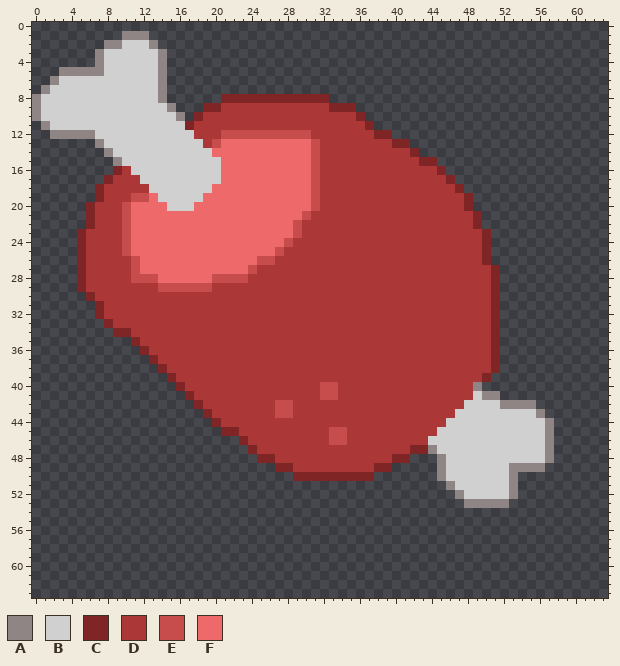
A pixel-art sprite gets an edit: assets/Flesh.png. This is how it looked before the edit.
The file is 64x64 pixels.
Palette (. is transparent): A #908585  B #d0d0d0  C #802525  D #ab3737  E #c74d4d  F #ee6969
Pixels before (only the part around the change), first column x 21:
 3 ........................................
 4 ........................................
 5 ........................................
 6 ........................................
 7 ........................................
 8 CCCCCCCCCCCC............................
 9 DDDDDDDDDDDDCCC.........................
10 DDDDDDDDDDDDDDDC........................
11 DDDDDDDDDDDDDDDDC.......................
12 EEEEEEEEEEDDDDDDDCC.....................
13 FFFFFFFFFFEDDDDDDDDCC...................
14 FFFFFFFFFFEDDDDDDDDDDC..................
15 FFFFFFFFFFEDDDDDDDDDDDCC................
16 FFFFFFFFFFEDDDDDDDDDDDDDC...............
17 FFFFFFFFFFEDDDDDDDDDDDDDDC..............
18 FFFFFFFFFFEDDDDDDDDDDDDDDDC.............
19 FFFFFFFFFFEDDDDDDDDDDDDDDDDC............
20 FFFFFFFFFFEDDDDDDDDDDDDDDDDC............
21 FFFFFFFFFEDDDDDDDDDDDDDDDDDDC...........
22 FFFFFFFFEDDDDDDDDDDDDDDDDDDDC...........
23 FFFFFFFFEDDDDDDDDDDDDDDDDDDDDC..........
24 FFFFFFFEDDDDDDDDDDDDDDDDDDDDDC..........
25 FFFFFFEDDDDDDDDDDDDDDDDDDDDDDC..........
26 FFFFEEDDDDDDDDDDDDDDDDDDDDDDDC..........
27 FFFEDDDDDDDDDDDDDDDDDDDDDDDDDDC.........
28 EEEDDDDDDDDDDDDDDDDDDDDDDDDDDDC.........
29 DDDDDDDDDDDDDDDDDDDDDDDDDDDDDDC.........
And afterwards:
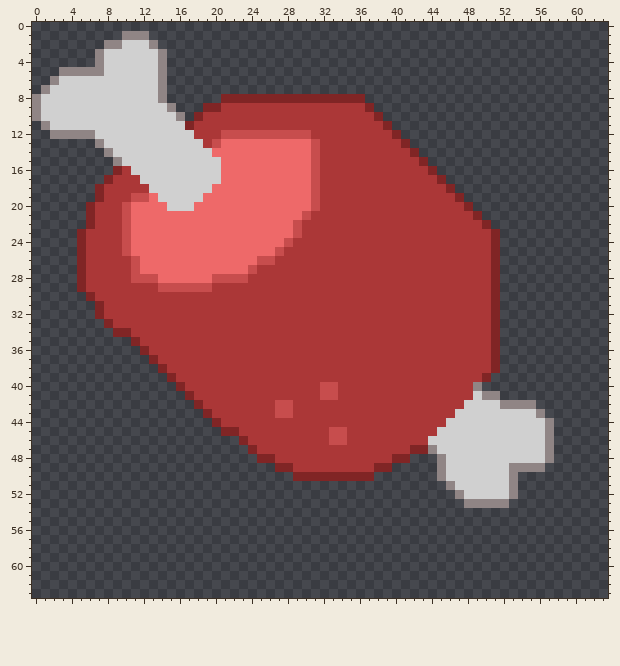
From old to new:
y 8: x 33..36 .... -> CCCC
y 9: x 33..37 CCC.. -> DDDDC
y 10: x 36..38 C.. -> DDC
y 11: x 37..39 C.. -> DDC
y 12: x 38..40 CC. -> DDC
y 13: x 40 C -> D
y 15: x 44 C -> .
y 16: x 44..45 DC -> C.
y 17: x 45..46 DC -> C.
y 18: x 46..47 DC -> C.
y 19: x 47..48 DC -> C.
y 22: x 49..50 C. -> DC
y 23..26: x 50..51 C. -> DC
